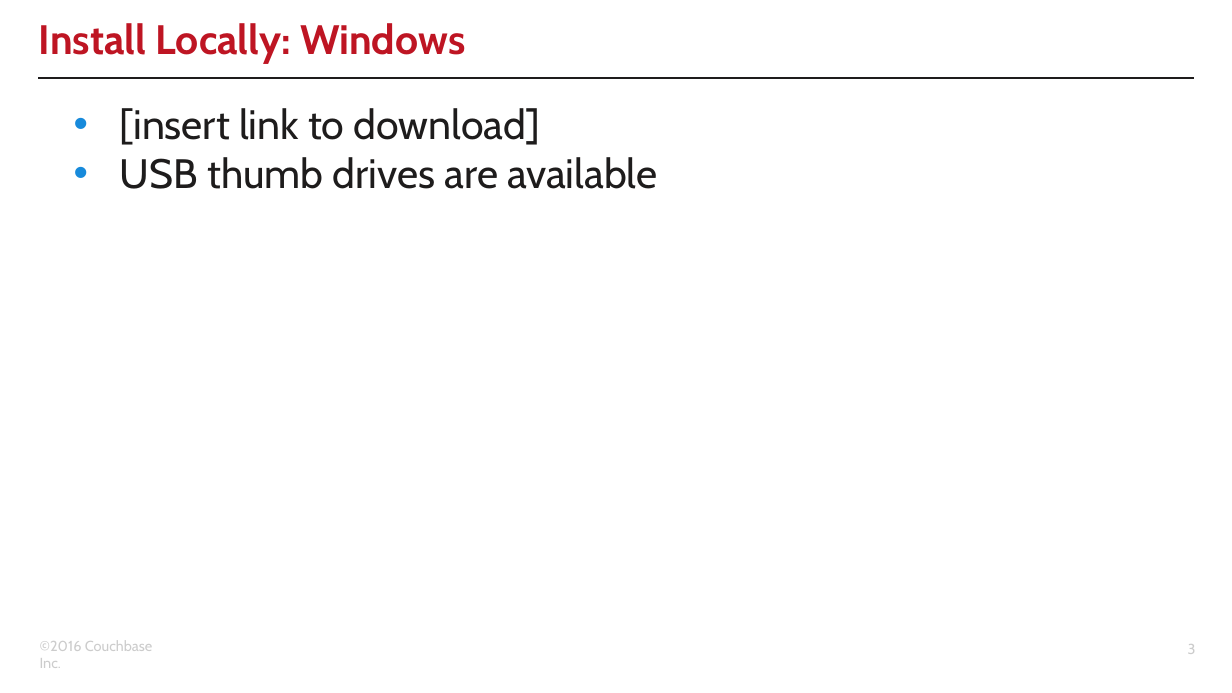
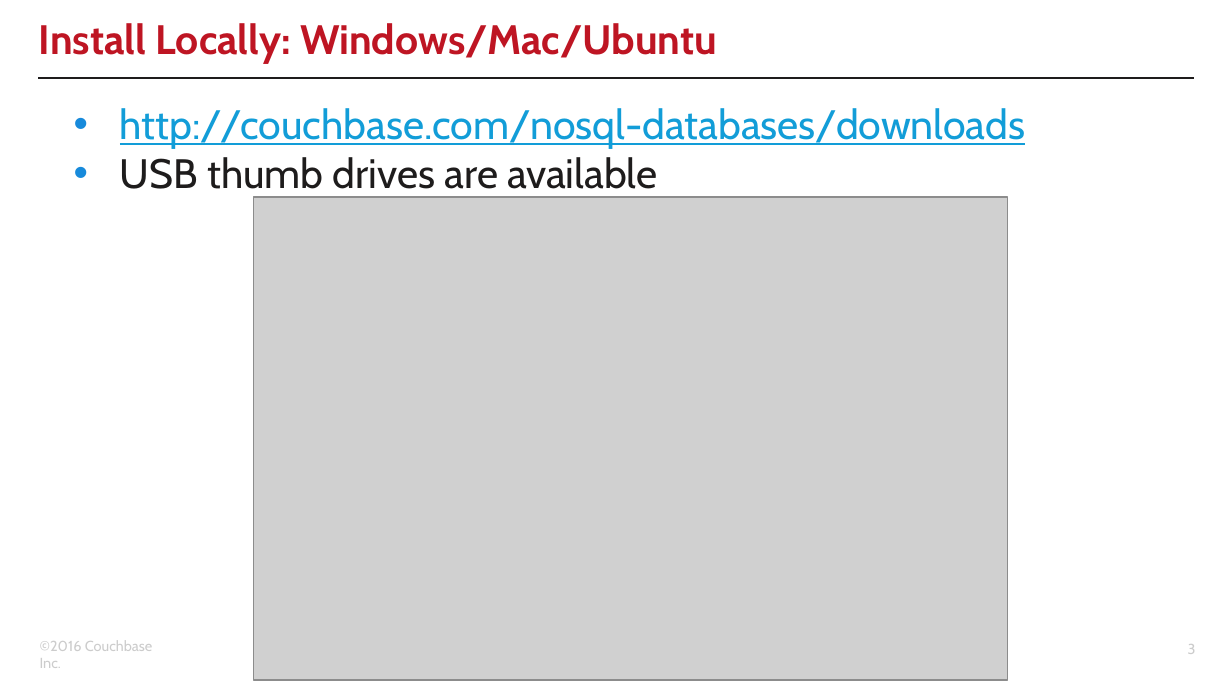
Before and after one commit to subalakr/workshop, a slide deck: slide 3 of connect2016/developer/01/01.pptx. Drawn at 1232x693 pixels with LibreOffice and Linux fonts; fonts in the diff are those of the drawing; grey boxes stand for pictures; background and template pictures are left out. Boxes give left, top, right and bottom in pixels: in the first picture for what was removed or moved away, otherwise in the second. Text is boxed around its words. In the diff, an @@ line names an element or a change of style, - is before the commit and + after.

```diff
--- a/connect2016/developer/01/01.pptx
+++ b/connect2016/developer/01/01.pptx
@@ title at [39,23,717,64]: text changed @@
-Install Locally: Windows
+Install Locally: Windows/Mac/Ubuntu
@@ text at [120,108,1026,149]: text changed; text colour #1E1C1C to #129DD8 @@
-• [insert link to download]
+• http://couchbase.com/nosql-databases/downloads
@@ picture added at [254,197,1008,680] @@
```
Also in this commit, not shown: 3 other slides changed, 7 slides added, 2 slides removed.
